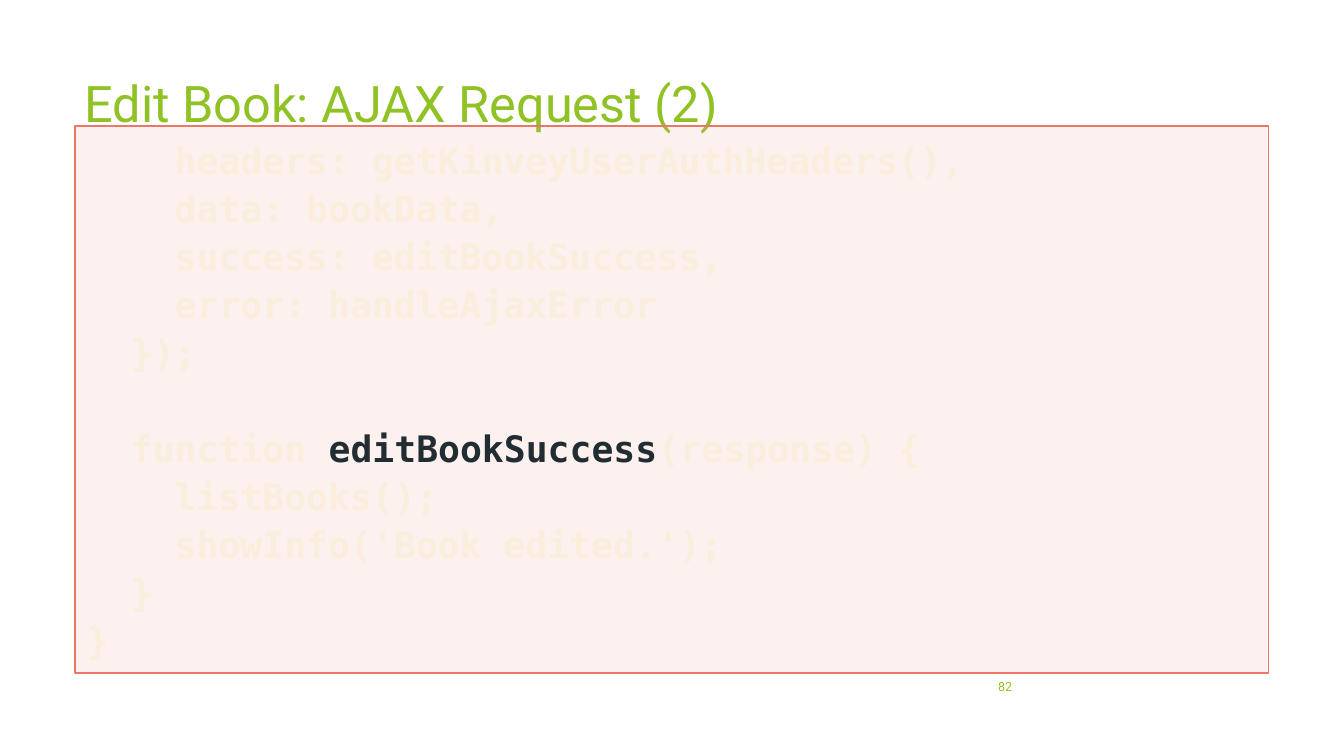
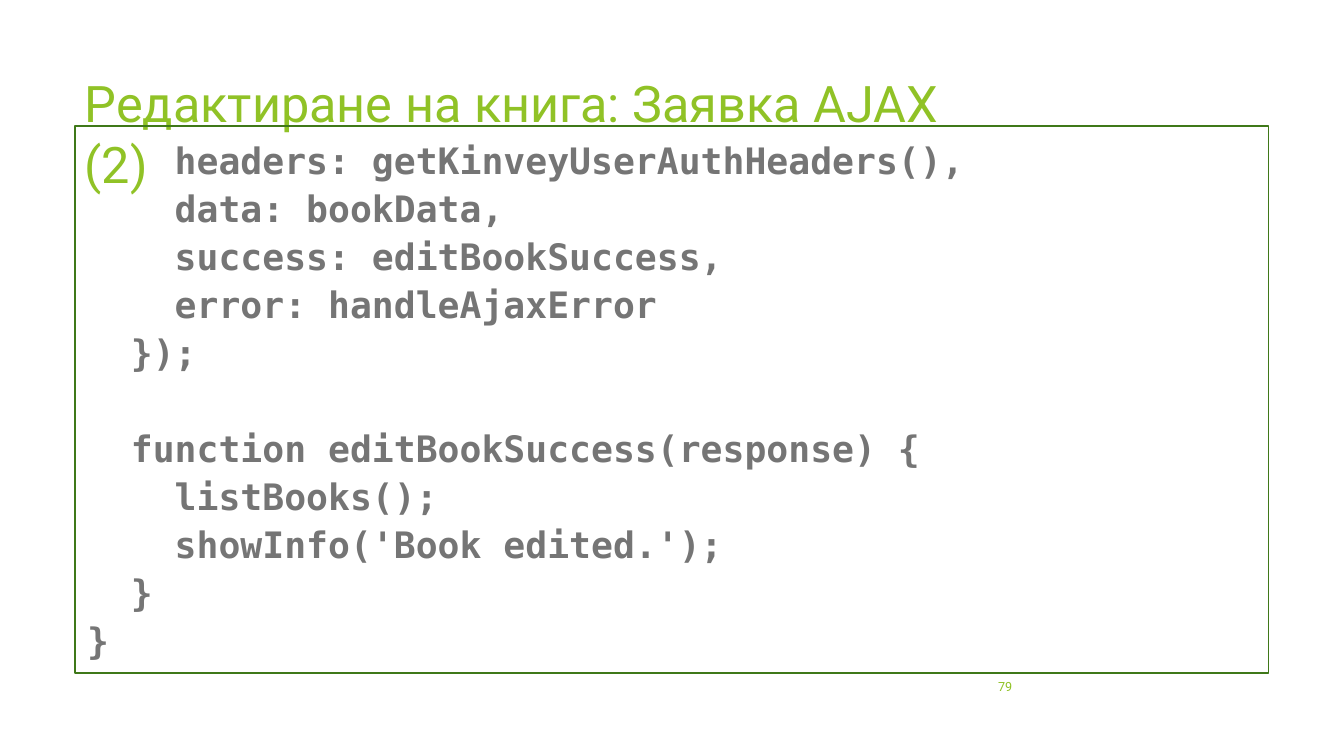
Before and after one commit to profjordanov/hybrid-app-development, a slide deck: slide 79 of 03. Async JS/tasks.pptx (slide 82 before the commit). Drawn at 1344x756 pixels with LibreOffice and Linux fonts; fonts in the diff are those of the drawing. Boxes give left, top, right and bottom in pixels: in the first picture for what was removed or moved away, otherwise in the second. Text is boxed around its words. In the diff, an @@ line names an element or a change of style, - is before the commit and + after.

```diff
--- a/03. Async JS/tasks.pptx
+++ b/03. Async JS/tasks.pptx
@@ title at <box>85,85,938,194</box>: text changed @@
-Edit Book: AJAX Request (2)
+Редактиране на книга: Заявка AJAX (2)
@@ rectangle "headers: getKinveyUserAuthHeaders()," at <box>76,126,1269,674</box>: text colour #FBEEDC to #767676; text colour #212D32 to #767676 in "editBookSuccess(response)"; fill #F2A499 at 15% opacity to none; outline #EB7766 1 pt to #3F7819 1 pt @@
@@ page number at <box>998,682,1012,691</box>: text changed @@
-82
+79
```
Also in this commit, not shown: 50 other slides changed, 9 slides added, 13 slides removed, 1 other file.
